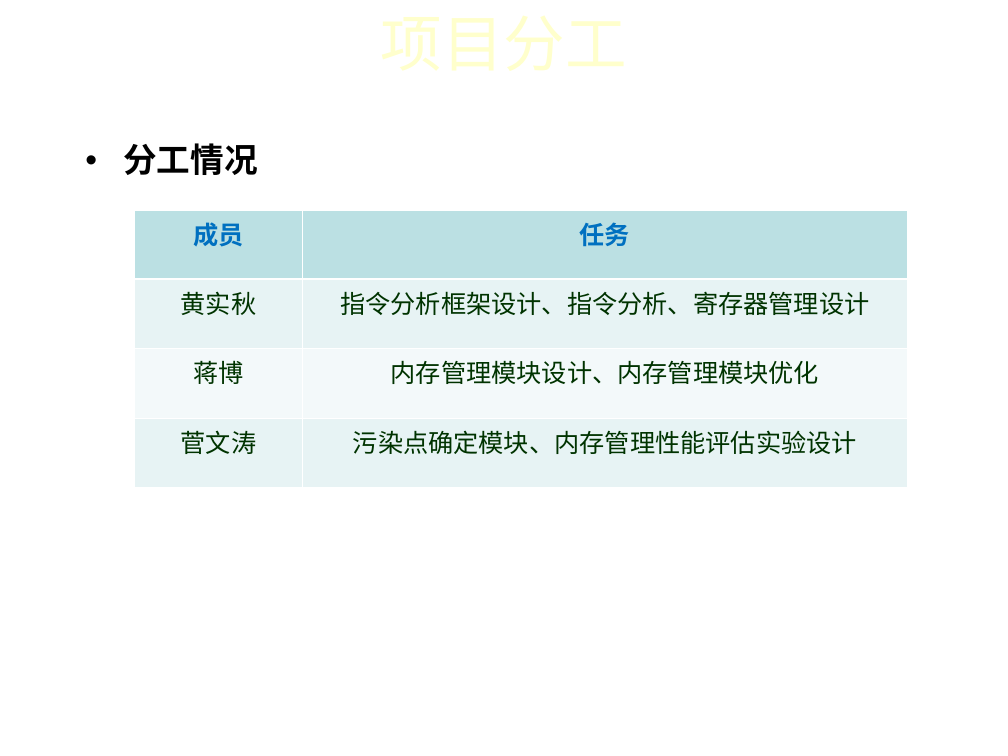
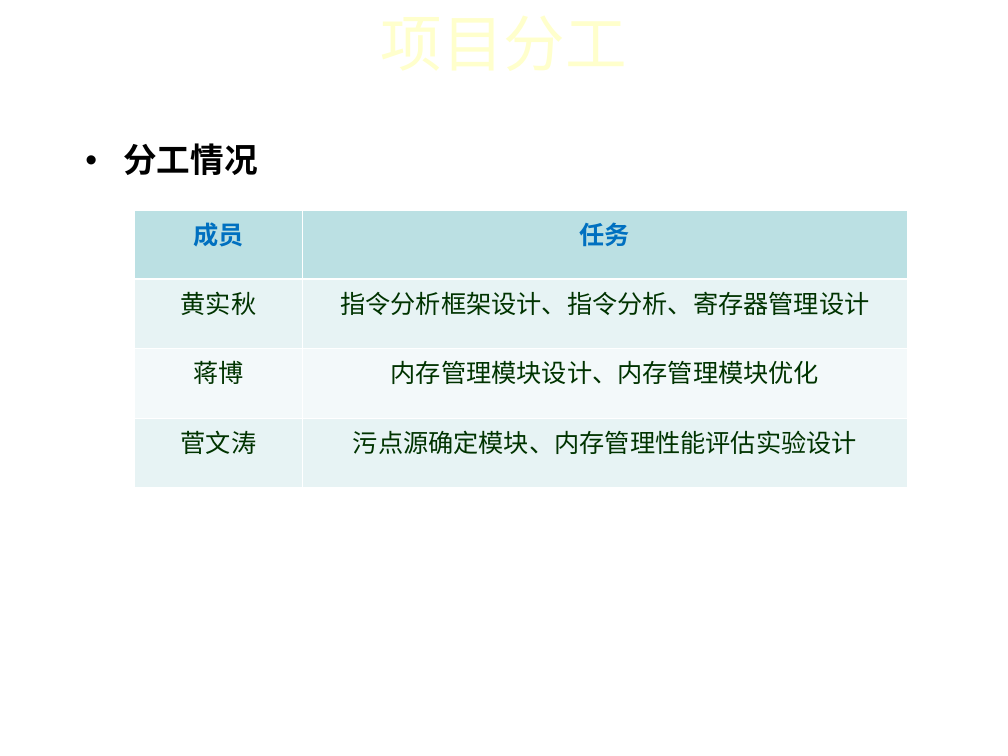
Before and after one commit to iidx/devilheart, a slide deck: slide 7 of doc/TaintAnalysis.ppt. Drawn at 1008x756 pixels with LibreOffice and Linux fonts; fonts in the diff are those of the drawing; background and template pictures are left out. Boxes give left, top, right and bottom in pixels: in the first picture for what was removed or moved away, otherwise in the second. Text is boxed around its words. In the diff, an @@ line names an element or a change of style, - is before the commit and + after.

```diff
--- a/doc/TaintAnalysis.ppt
+++ b/doc/TaintAnalysis.ppt
@@ table at (x1=134, y1=210, x2=907, y2=487) @@
-row 4, column 2: 污染点确定模块、内存管理性能评估实验设计
+row 4, column 2: 污点源确定模块、内存管理性能评估实验设计
```
Also in this commit, not shown: 6 other slides changed, 1 slide added.
